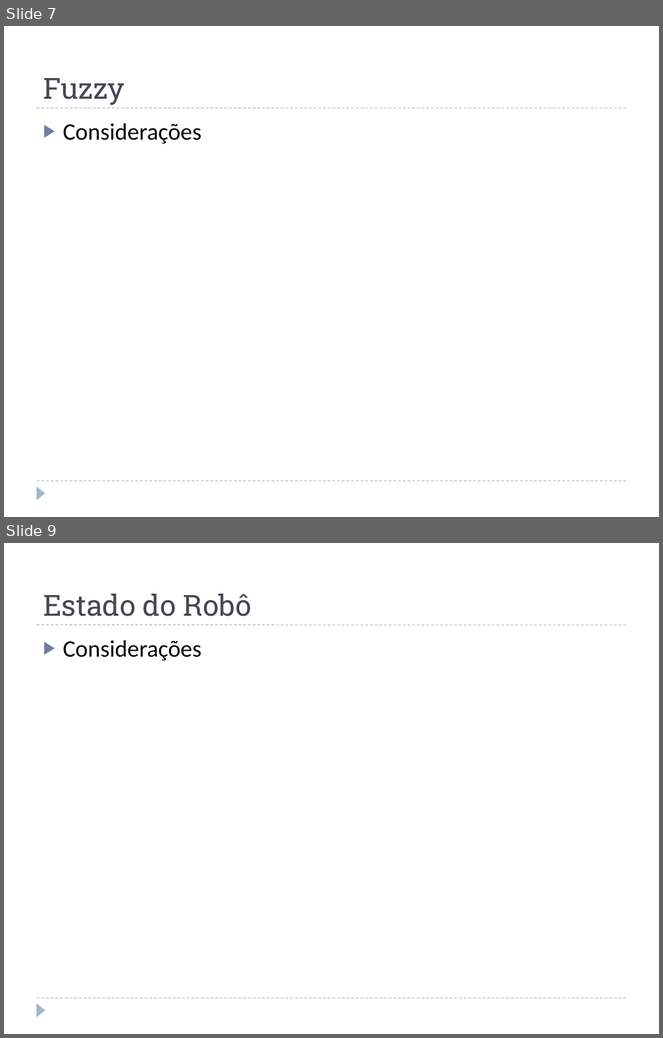
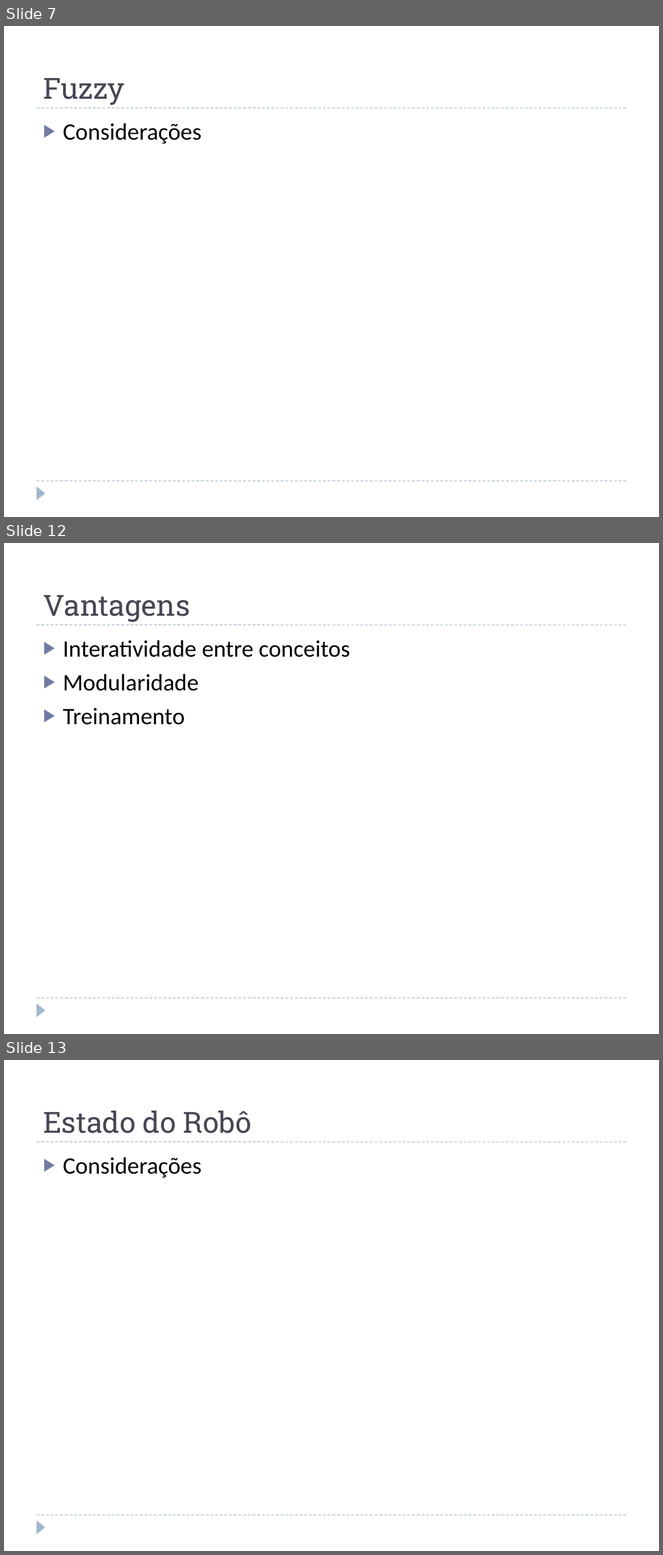
Before and after one commit to jcnborges/TCC, a slide deck: qualificacao.pptx. Shown one above the other, each under a label of ours: slides 7 and 9 before the commit, slides 7, 12 and 13 after it; the slides between them are not shown. The pictures are 663x1038 and 663x1555 pixels, drawn with LibreOffice and Linux fonts; fonts in the diff are those of the drawing. Boxes give left, top, right and bottom in pixels: in the first picture for what was removed or moved away, otherwise in the second. Text is boxed around its words. In the diff, an @@ line names an element or a change of style, - is before the commit and + after.

```diff
--- a/qualificacao.pptx
+++ b/qualificacao.pptx
@@ slide 12 added at [4, 543, 659, 1034], background #FFFFFF; not listed: 3 template elements that a slide beside it also shows @@
@@ title added at [43, 595, 190, 622], 32 pt, text #464653 @@
+Vantagens
@@ text added at [63, 640, 350, 725], 26 pt, text #000000 @@
+▶ Interatividade entre conceitos
+▶ Modularidade
+▶ Treinamento
@@ what was slide 9 is now slide 13 @@
```
Also in this commit, not shown: 1 slide changed, 3 other slides added.
